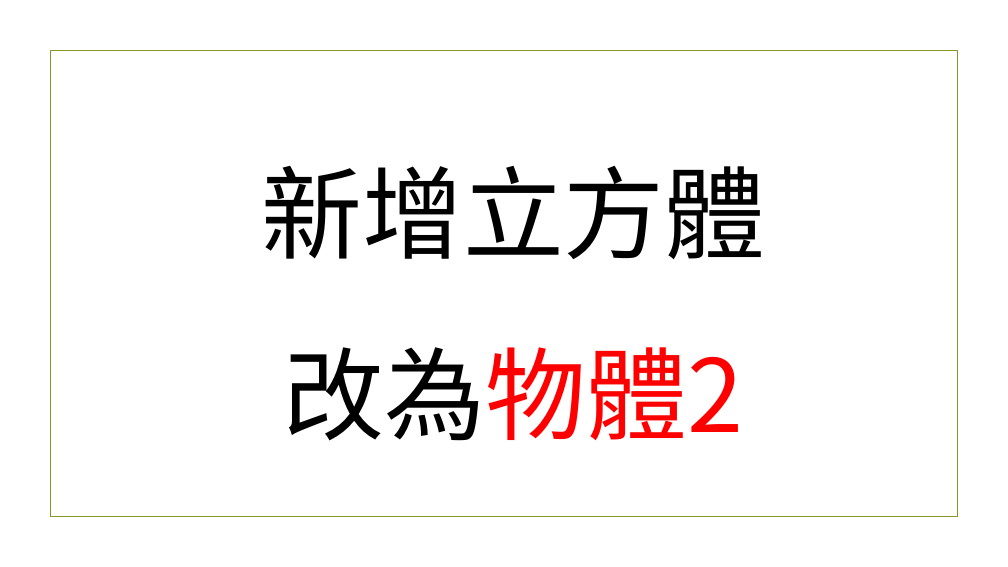
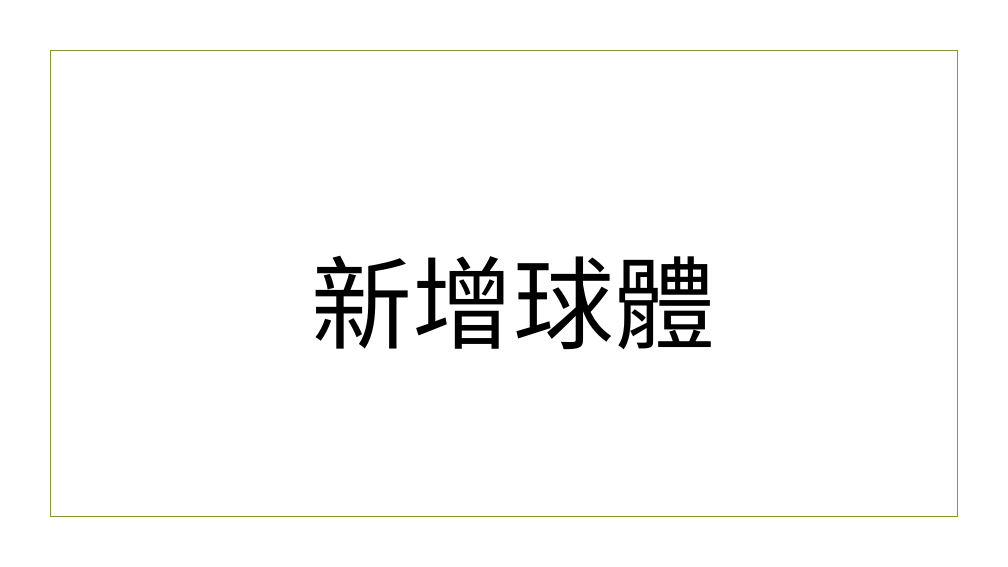
Before and after one commit to beardad1975/py4t, a slide deck: slide 5 of 課程資料/3D空間大探索/02轉動地球.pptx (slide 15 before the commit). Drawn at 1008x567 pixels with LibreOffice and Linux fonts; fonts in the diff are those of the drawing; background and template pictures are left out. Boxes give left, top, right and bottom in pixels: in the first picture for what was removed or moved away, otherwise in the second. Text is boxed around its words. In the diff, an @@ line names an element or a change of style, - is before the commit and + after.

```diff
--- a/課程資料/3D空間大探索/02轉動地球.pptx
+++ b/課程資料/3D空間大探索/02轉動地球.pptx
@@ title at [312,256,715,350]: text changed @@
-新增立方體
-改為物體2
+新增球體
```
Also in this commit, not shown: 4 other slides changed, 11 slides added, 7 slides removed, 17 other files.
